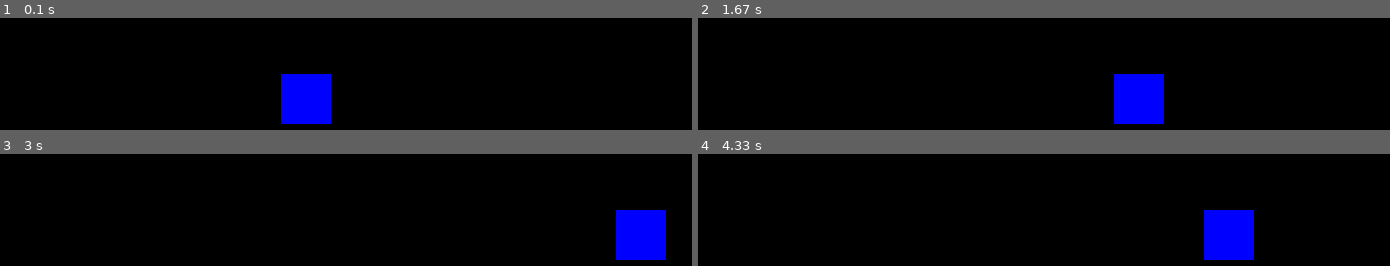
Above: before the commit, frames 1-4 (two rows, left to right).
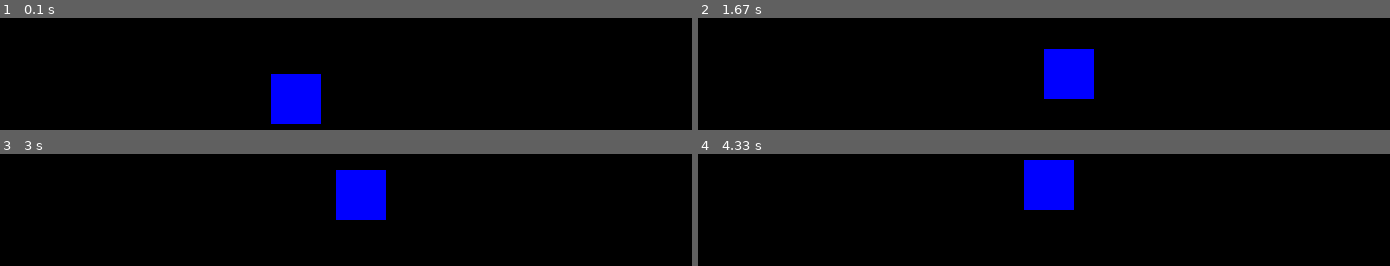
Above: after the commit, the same moments.

Repository: alanbontoft/FirstPygame
Game: pygame game, started from game.py
Same seed, same stepped clock (60 frames per second), same inputs: the game is played once before the commit and once after it.
Inputs (mouse positions are in pixels of both pictures, inside the frame that each line leads up to):
- Up to frame 1 (0.1 s): no input
- Up to frame 2 (1.67 s): hold Right 0.33-0.8 s; hold Up 0.83-1.13 s; click (1251, 82) at 1.22 s; click (outside the picture) at 1.55 s
- Up to frame 3 (3 s): hold Right 1.83-2.3 s; hold Left 2.33-2.87 s; hold Down from 2.9 s (still down); tap Space at 2.97 s
- Up to frame 4 (4.33 s): release Down at 3.2 s; click (outside the picture) at 3.28 s; hold Left 3.57-3.97 s; tap Space at 3.63, 3.93, 4.07 s; hold Up from 4 s (still down)

The runs differ from the first frame. In frame 1, 1.3% of the frame differs, in the area x 39-48%, y 50-95%; in frame 2, 6.5%, in the area x 50-68%, y 27-95%; in frame 3, 6.5%; in frame 4, 6.5%.

Commit message:
Arrow key control added

Diff:
--- a/game.py
+++ b/game.py
@@ -32,6 +32,20 @@
         # change direction on mouse click
         if event.type == pygame.MOUSEBUTTONDOWN:
             player.reverse()
+
+        # arrow key event
+        if event.type == pygame.KEYDOWN:
+            if event.key == pygame.K_LEFT:
+                player.direction = "LEFT"
+            if event.key == pygame.K_RIGHT:
+                player.direction = "RIGHT"
+            if event.key == pygame.K_UP:
+                player.direction = "UP"
+            if event.key == pygame.K_DOWN:
+                player.direction = "DOWN"
+            if event.key == pygame.K_SPACE:
+                player.direction = "STOPPED"
+
     # Update
     all_sprites.update()
     # Draw/render
--- a/playerclass.py
+++ b/playerclass.py
@@ -10,19 +10,50 @@
         self.image.fill(gamedefs.BLUE)
         self.rect = self.image.get_rect()
         self.rect.center = (gamedefs.WIDTH / 2, gamedefs.HEIGHT / 2)
-        self.forward = True
+        self.direction = "STOPPED"
 
     def update(self):
-        if self.rect.x == (gamedefs.WIDTH - self.rect.width):
-            self.forward = False
+        if self.direction != "STOPPED":
 
-        if self.rect.x == 0:
-            self.forward = True
+            # if at far right, change to left
+            if self.direction == "RIGHT":
+                if self.rect.x == (gamedefs.WIDTH - self.rect.width):
+                    self.direction = "LEFT"
 
-        if self.forward == True:
-            self.rect.x += 5
-        else:
-            self.rect.x -= 5
+            # if at far left, change to right
+            if self.direction == "LEFT":
+                if self.rect.x == 0:
+                    self.direction = "RIGHT"
+
+            # if at top, change to down
+            if self.direction == "UP":
+                if self.rect.y == 0:
+                    self.direction = "DOWN"
+
+            # if at bottom, change to up
+            if self.direction == "DOWN":
+                if self.rect.y == (gamedefs.HEIGHT - self.rect.height):
+                    self.direction = "UP"
+
+            # change approprite coordinate
+            if self.direction == "UP":
+                    self.rect.y -= 5
+
+            if self.direction == "DOWN":
+                    self.rect.y += 5
+
+            if self.direction == "LEFT":
+                    self.rect.x -= 5
+
+            if self.direction == "RIGHT":
+                    self.rect.x += 5
 
     def reverse(self):
-        self.forward = not self.forward
+        if self.direction == "UP":
+            self.direction = "DOWN"
+        elif self.direction == "DOWN":
+            self.direction = "UP"
+        elif self.direction == "LEFT":
+            self.direction = "RIGHT"
+        elif self.direction == "RIGHT":
+            self.direction = "LEFT"
